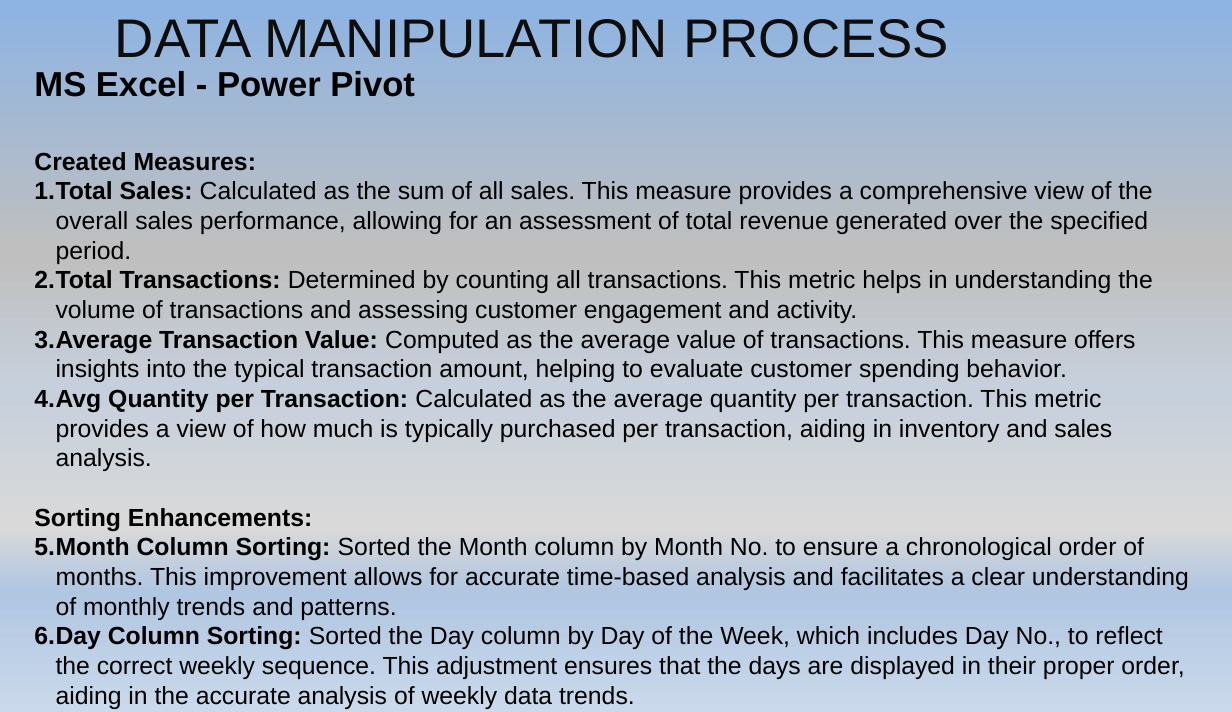
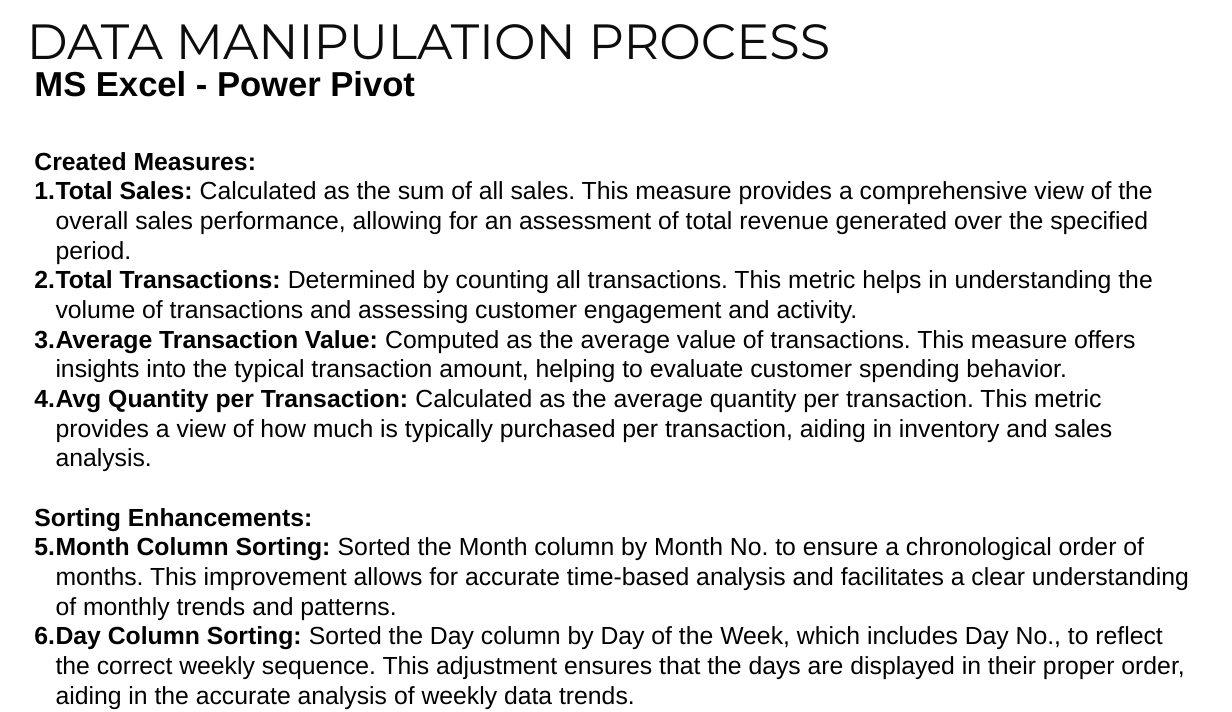
Before and after one commit to jasnoorvirk26/coffee-shop-sales-analysis, a slide deck: slide 8 of Coffee-Shop-Sales-Analysis-Presentation.pptx. Drawn at 1232x712 pixels with LibreOffice and Linux fonts; fonts in the diff are those of the drawing. Boxes give left, top, right and bottom in pixels: in the first picture for what was removed or moved away, otherwise in the second. Text is boxed around its words. In the diff, an @@ line names an element or a change of style, - is before the commit and + after.

```diff
--- a/Coffee-Shop-Sales-Analysis-Presentation.pptx
+++ b/Coffee-Shop-Sales-Analysis-Presentation.pptx
@@ background gradient #8EB4E3 to #BFBFBF to #C6D0DC to #D9D9D9 to #B0C6E1 to #CAD9EB to #FFFFFF @@
@@ title "DATA MANIPULATION PROCESS" moved from (x1=115, y1=19, x2=949, y2=58) to (x1=27, y1=24, x2=831, y2=60) @@
@@ title "DATA MANIPULATION PROCESS" at (x1=27, y1=24, x2=831, y2=60): size 44 to 40 pt, font Arial to Montserrat @@
```
Also in this commit, not shown: 11 other slides changed.
